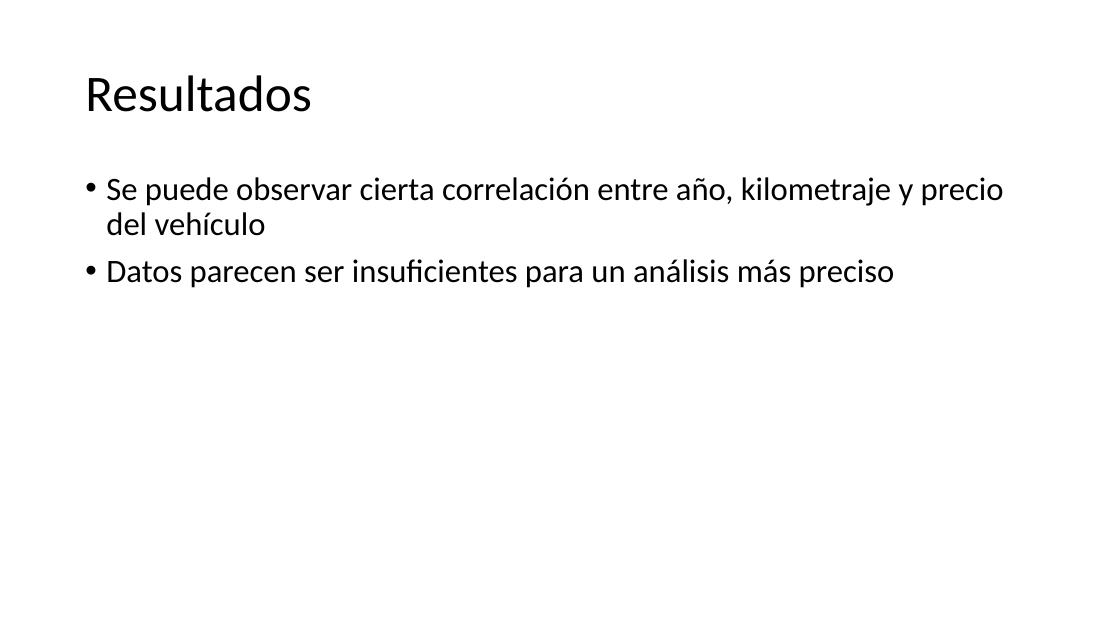
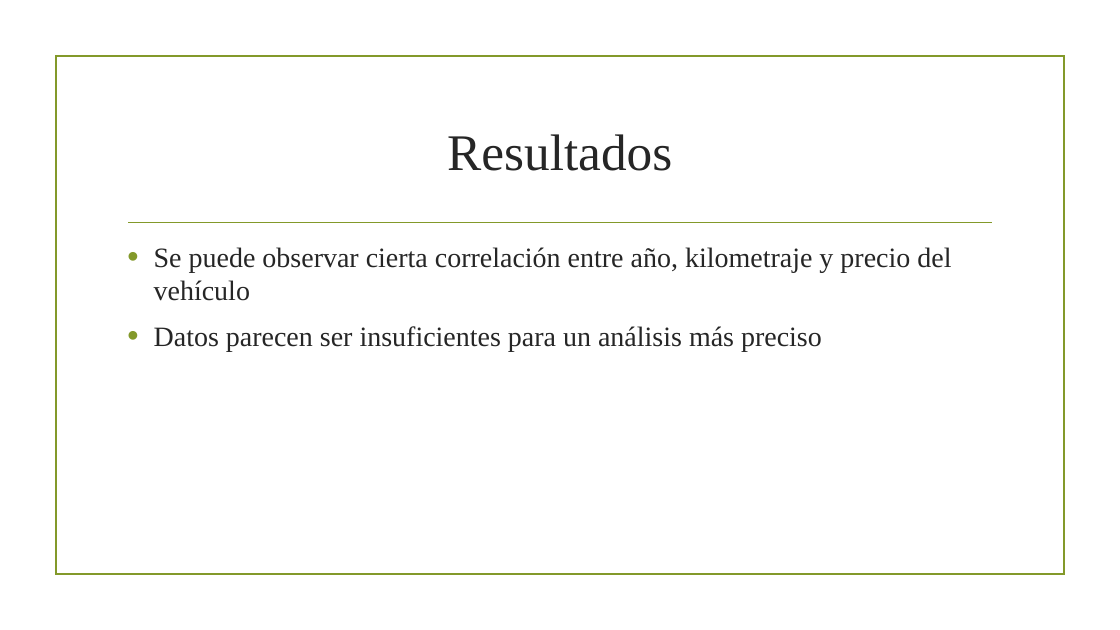
Before and after one commit to AlonsoCasanova/Proyecto-IMT2200, a slide deck: slide 9 of presentacion.pptx (slide 8 before the commit). Drawn at 1120x630 pixels with LibreOffice and Linux fonts; fonts in the diff are those of the drawing; background and template pictures are left out. Boxes give left, top, right and bottom in pixels: in the first picture for what was removed or moved away, otherwise in the second. Text is boxed around its words. In the diff, an @@ line names an element or a change of style, - is before the commit and + after.

```diff
--- a/presentacion.pptx
+++ b/presentacion.pptx
@@ rectangle added at box(55, 56, 1064, 575), outline #83992A 1.25 pt @@
@@ title "Resultados": place and size @@
-title "Resultados" at box(85, 75, 312, 112)
+title "Resultados" at box(447, 134, 672, 171)
@@ title "Resultados" at box(447, 134, 672, 171): font Calibri to Times New Roman, text colour #000000 to #262626; alignment left to centre; line spacing 0.9 to 1 @@
@@ text "Se puede observar cierta correlación ...": place and size @@
-text "Se puede observar cierta correlación ..." at box(106, 177, 1004, 288)
+text "Se puede observar cierta correlación ..." at box(154, 247, 951, 352)
@@ text "Se puede observar cierta correlación ..." at box(154, 247, 951, 352): size 28 to 24 pt, font Calibri to Times New Roman, text colour #000000 to #262626; indent changed; line spacing 0.9 to 1 @@
@@ line added from (129, 223) to (992, 223), #83992A 1.25 pt @@
```
Also in this commit, not shown: 6 other slides changed, 2 slides added, 1 slide removed, 4 other files.
